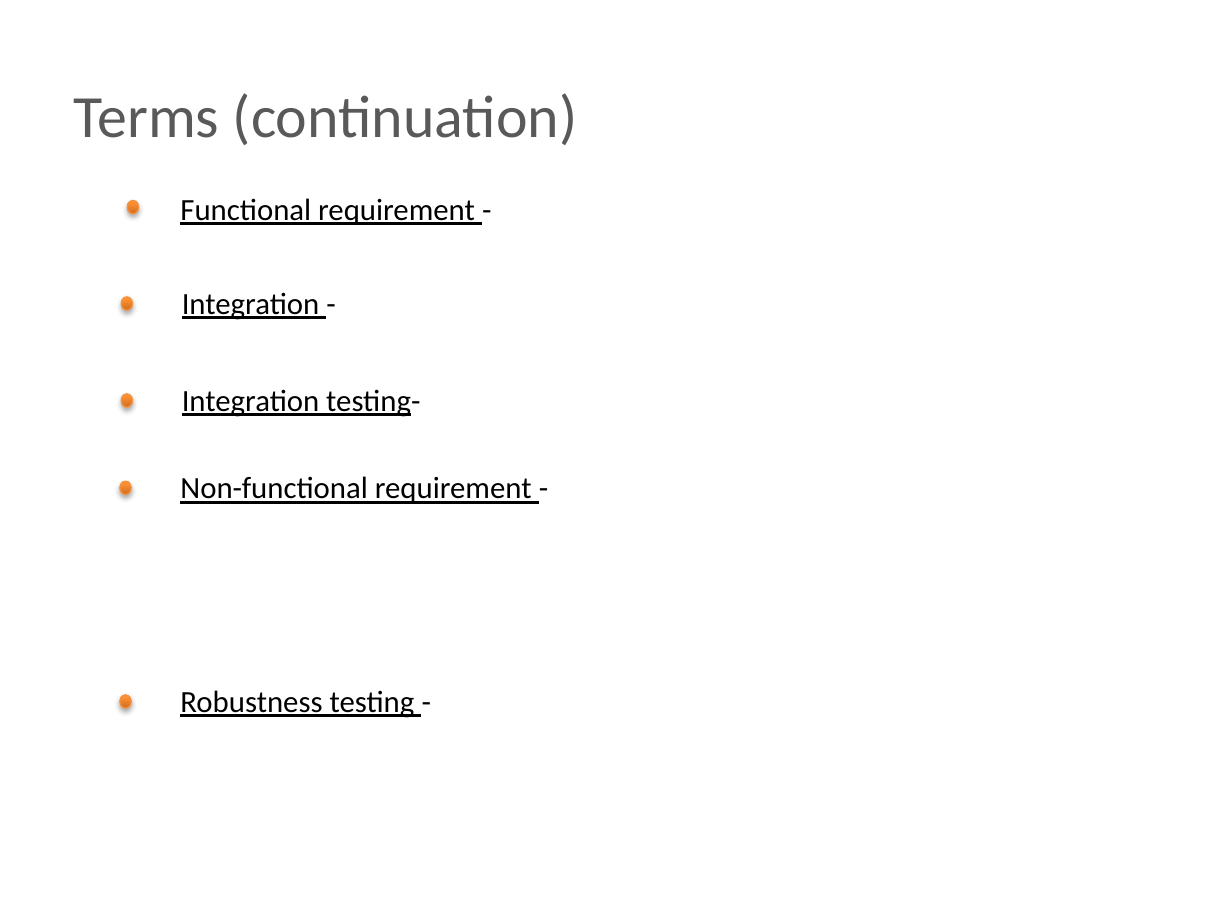
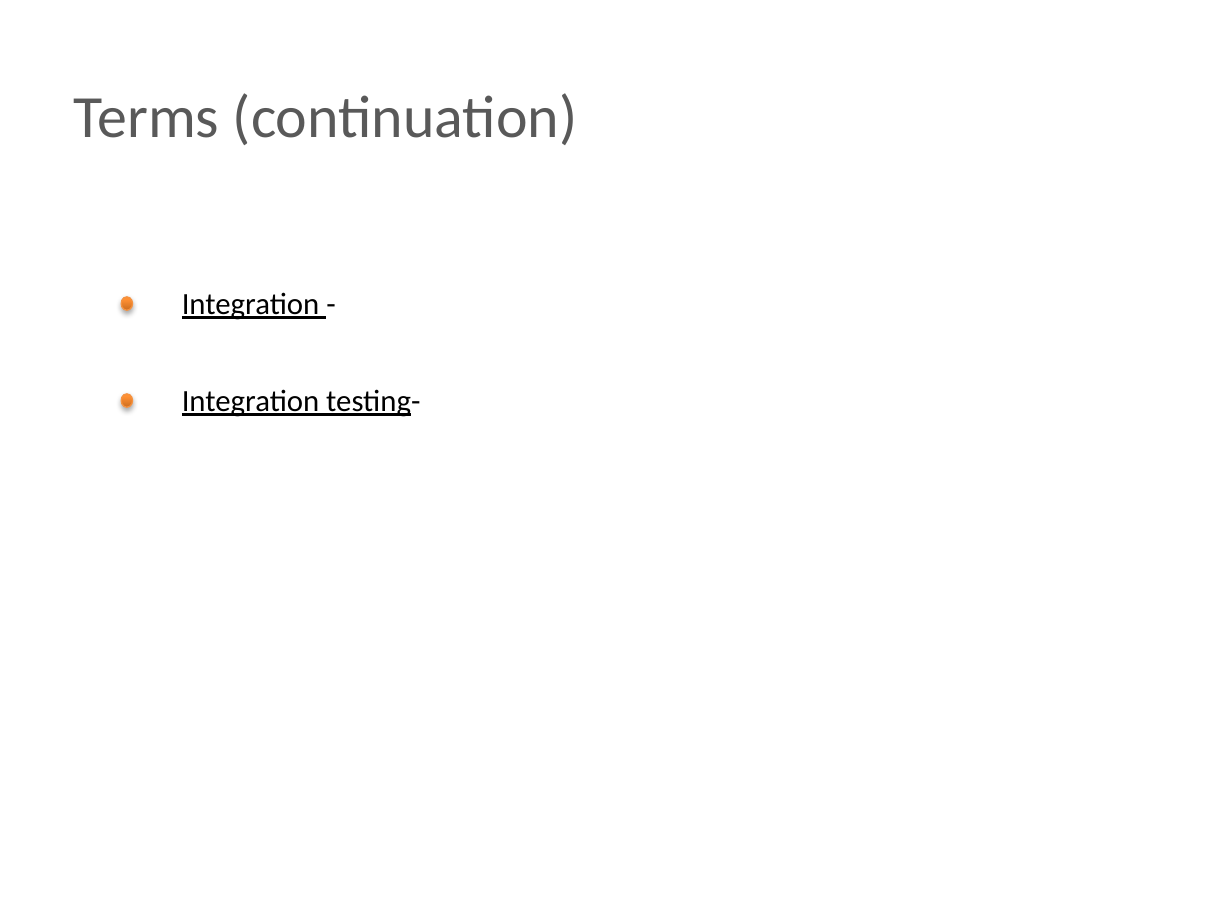
Before and after one commit to BigRacer/swtesting, a slide deck: slide 11 of inna/Занятие 2.pptx (slide 9 before the commit). Drawn at 1232x924 pixels with LibreOffice and Linux fonts; fonts in the diff are those of the drawing; background and template pictures are left out. Boxes give left, top, right and bottom in pixels: in the first picture for what was removed or moved away, otherwise in the second. Text is boxed around its words. In the diff, an @@ line names an element or a change of style, - is before the commit and + after.

```diff
--- a/inna/Занятие 2.pptx
+++ b/inna/Занятие 2.pptx
@@ ellipse removed at (x1=127, y1=201, x2=138, y2=214) @@
@@ text removed at (x1=180, y1=198, x2=475, y2=225) @@
-Functional requirement -
@@ text removed at (x1=180, y1=476, x2=532, y2=504) @@
-Non-functional requirement -
@@ ellipse removed at (x1=120, y1=482, x2=131, y2=495) @@
@@ ellipse removed at (x1=120, y1=695, x2=131, y2=708) @@
@@ text removed at (x1=180, y1=690, x2=415, y2=718) @@
-Robustness testing -
```
Also in this commit, not shown: 2 other slides changed, 2 slides added, 1 other file.
